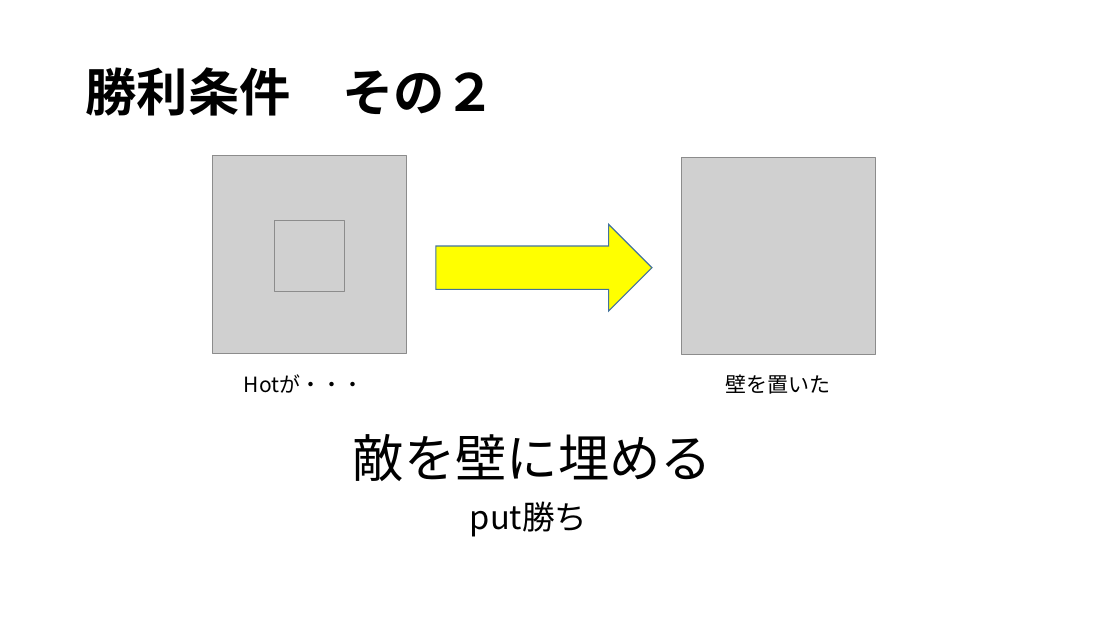
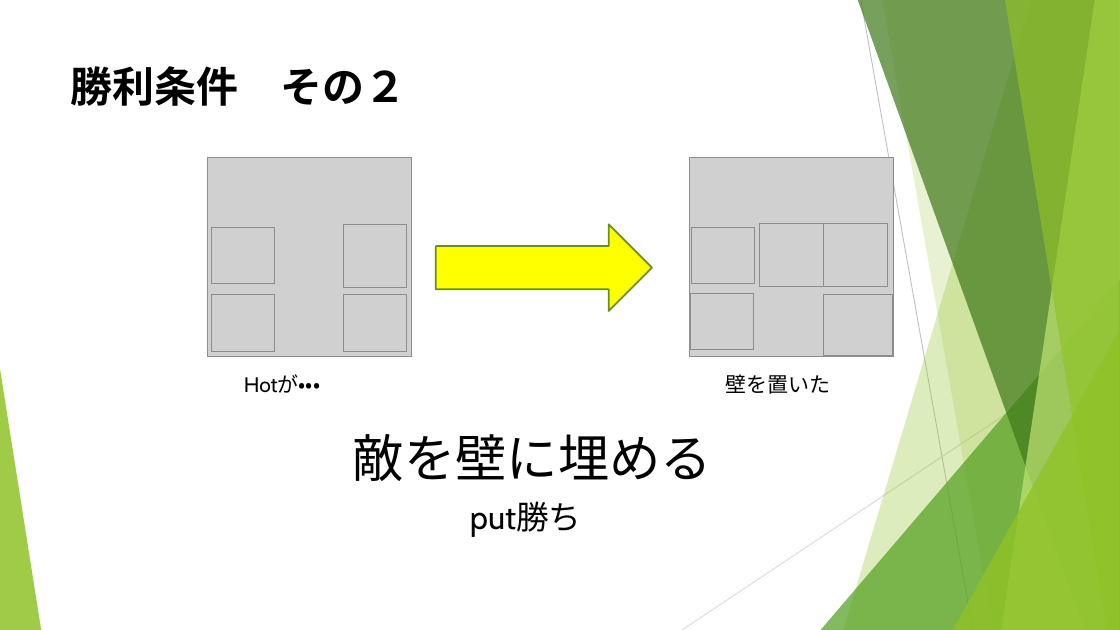
Before and after one commit to noko1024/ChaserDoc, a slide deck: slide 11 of New_U-16.pptx (slide 10 before the commit). Drawn at 1120x630 pixels with LibreOffice and Linux fonts; fonts in the diff are those of the drawing; grey boxes stand for pictures. Boxes give left, top, right and bottom in pixels: in the first picture for what was removed or moved away, otherwise in the second. Text is boxed around its words. In the diff, an @@ line names an element or a change of style, - is before the commit and + after.

```diff
--- a/New_U-16.pptx
+++ b/New_U-16.pptx
@@ title "勝利条件 その２": place and size @@
-title "勝利条件 その２" at [85, 67, 496, 116]
+title "勝利条件 その２" at [71, 66, 407, 106]
@@ title "勝利条件 その２" at [71, 66, 407, 106]: size 44 to 36 pt, font Noto Sans CJK JP to Cabin; line spacing 0.9 to 1; vertical alignment middle to top @@
@@ picture: place and size @@
-picture at [213, 155, 406, 354]
+picture at [208, 157, 413, 357]
@@ picture: place and size @@
-picture at [682, 157, 875, 355]
+picture at [689, 157, 894, 357]
@@ picture added at [211, 227, 275, 283] @@
@@ picture removed at [274, 221, 344, 292] @@
@@ picture added at [343, 224, 407, 287] @@
@@ right arrow at [436, 224, 652, 311]: outline #43739E 1 pt to #6B901C 1.5 pt @@
@@ picture added at [691, 227, 755, 283] @@
@@ picture added at [760, 223, 823, 287] @@
@@ picture added at [823, 223, 888, 287] @@
@@ picture added at [211, 295, 275, 351] @@
@@ picture added at [344, 295, 408, 351] @@
@@ picture added at [690, 293, 754, 350] @@
@@ picture added at [823, 295, 892, 355] @@
@@ group added at [0, 0, 1120, 630]: 5 freeform shapes, 3 triangles, 2 lines @@
@@ text "Hotが・・・" at [244, 375, 320, 393]: font Noto Sans CJK JP to Cabin @@
@@ text "put勝ち" at [470, 502, 582, 537]: font Noto Sans CJK JP to Cabin @@
```
Also in this commit, not shown: 18 other slides changed, 3 slides added, 1 slide removed.
